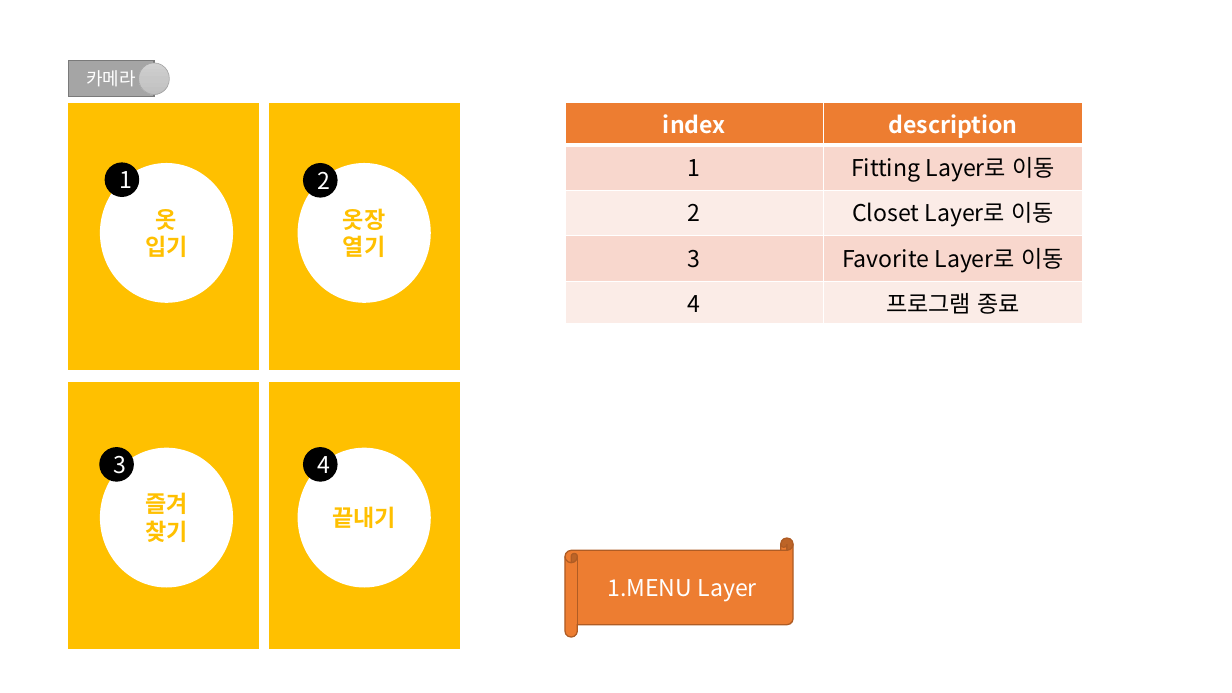
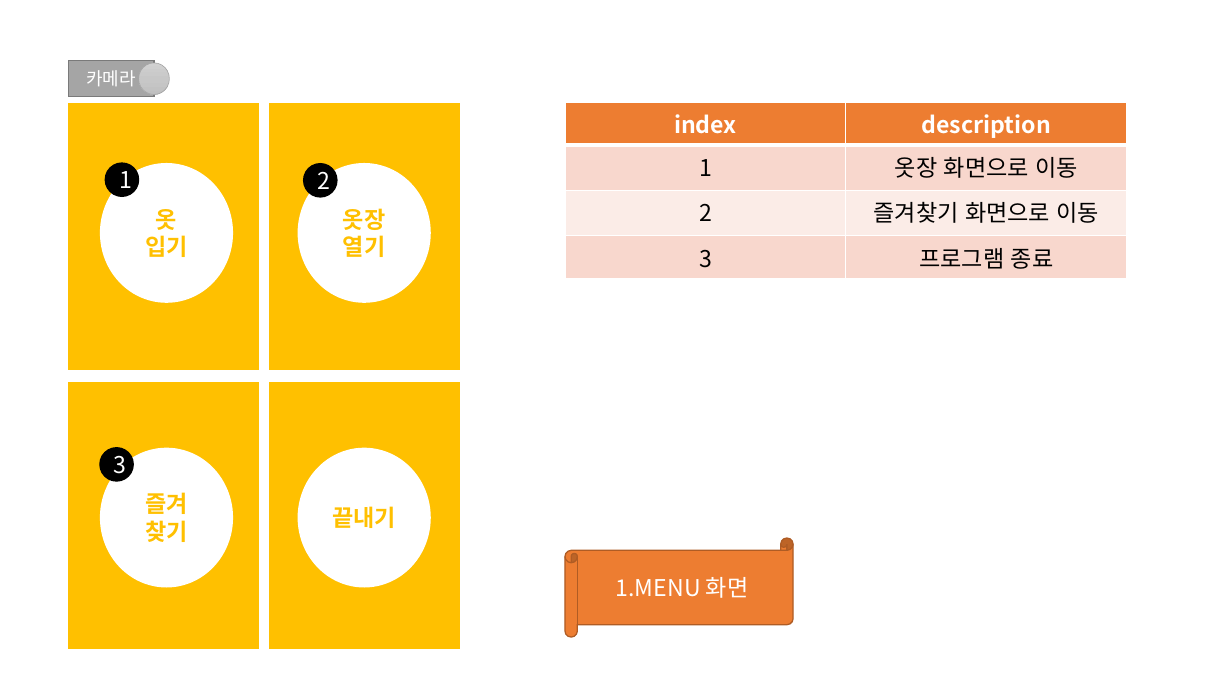
Before and after one commit to shb0328/report, a slide deck: slide 1 of ppt/4.GUI.pptx. Drawn at 1232x693 pixels with LibreOffice and Linux fonts; fonts in the diff are those of the drawing. Boxes give left, top, right and bottom in pixels: in the first picture for what was removed or moved away, otherwise in the second. Text is boxed around its words. In the diff, an @@ line names an element or a change of style, - is before the commit and + after.

```diff
--- a/ppt/4.GUI.pptx
+++ b/ppt/4.GUI.pptx
@@ table at box(565, 103, 1127, 273) @@
-row 2: 1 | Fitting Layer로 이동
-row 3: 2 | Closet Layer로 이동
-row 4: 3 | Favorite Layer로 이동
-row 5: 4 | 프로그램 종료
+row 2: 1 | 옷장 화면으로 이동
+row 3: 2 | 즐겨찾기 화면으로 이동
+row 4: 3 | 프로그램 종료
@@ table: place and size @@
-table at box(565, 103, 1082, 318)
+table at box(565, 103, 1127, 273)
@@ ellipse removed at box(304, 448, 337, 482) @@
-4
@@ text in horizontal scroll at box(616, 577, 749, 598): text changed @@
-1.MENU Layer
+1.MENU 화면
```
Also in this commit, not shown: 2 other slides changed, 2 slides added, 1 slide removed.
